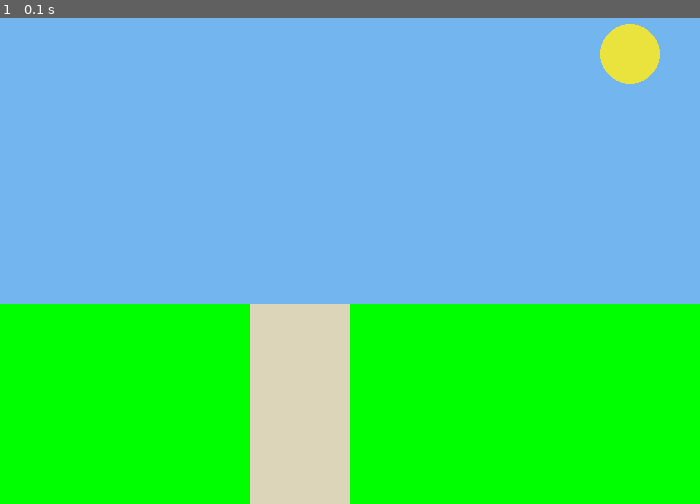
Above: before the commit, frame 1.
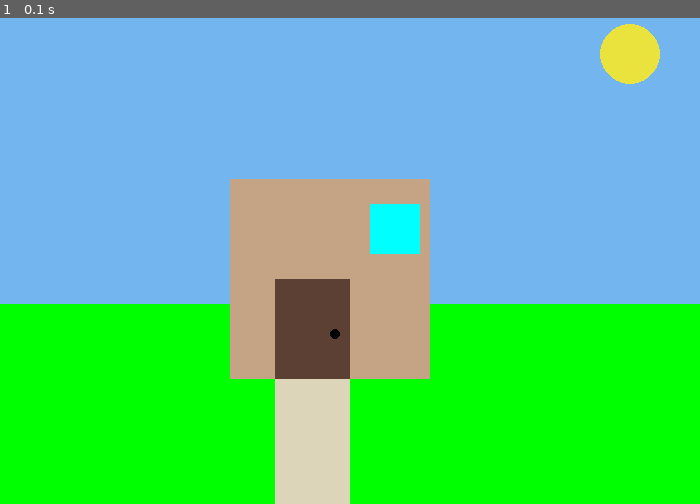
Above: after the commit, the same moment.

Repository: MatijaaBabic/MatijaB-classwork
Game: pygame game, started from pygame/baseCodeForGames.py
The game is run twice, just before and just after one commit, with the same random seed, the same clock (stepped at 60 frames per second) and the same inputs.
Inputs:
- Up to frame 1 (0.1 s): no input

The runs differ from the first frame. In frame 1, 13% of the frame differs, in the area x 32-62%, y 33-100%.

Commit message:
Update baseCodeForGames.py

Diff:
--- a/pygame/baseCodeForGames.py
+++ b/pygame/baseCodeForGames.py
@@ -21,6 +21,9 @@
 BLUE = (115, 181, 239)
 YELLOWISH = (234, 226, 61)
 BEIGE = (220, 213, 185)
+BROWN = (196, 164, 132)
+DARKBROWN = (92, 64, 51)
+CYAN = (0, 255, 255)
 
 pygame.init()
 
@@ -58,7 +61,12 @@
     pygame.draw.rect(screen,GREEN,[0,300,1000,200],0)
     pygame.draw.rect(screen,BLUE,[0,0,1000,300],0)
     pygame.draw.ellipse(screen, YELLOWISH, [600,20,60,60], 0)
-    pygame.draw.rect(screen,BEIGE,[250,300,100,200],0)
+    pygame.draw.rect(screen,BEIGE,[275,350,75,200],0)
+    pygame.draw.rect(screen,BROWN,[230,175,200,200],0)
+    pygame.draw.rect(screen,DARKBROWN,[275,275,75,100],0)
+    pygame.draw.ellipse(screen, BLACK, [330,325,10,10], 0)
+    #pygame.draw.rect(screen,DARKBROWN,[275,275,75,100],0)
+    pygame.draw.rect(screen,CYAN,[370,200,50,50],0)
     # --- Go ahead and update the screen with what we've drawn.
     pygame.display.flip()
 
